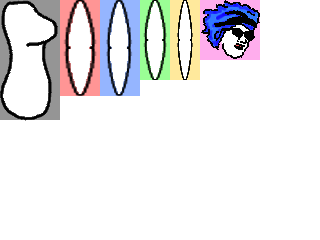
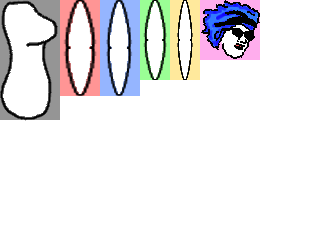
Before/after of a 320×240 layered artwork. What changed in the layer stack:
removed layer "Layer" over bbox(0, 0, 58, 121)
